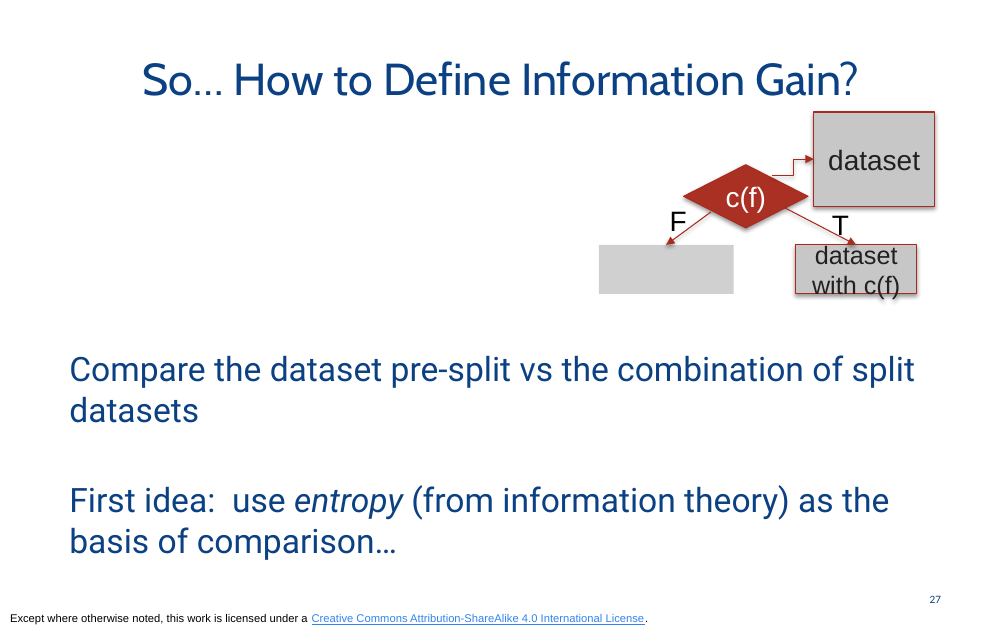
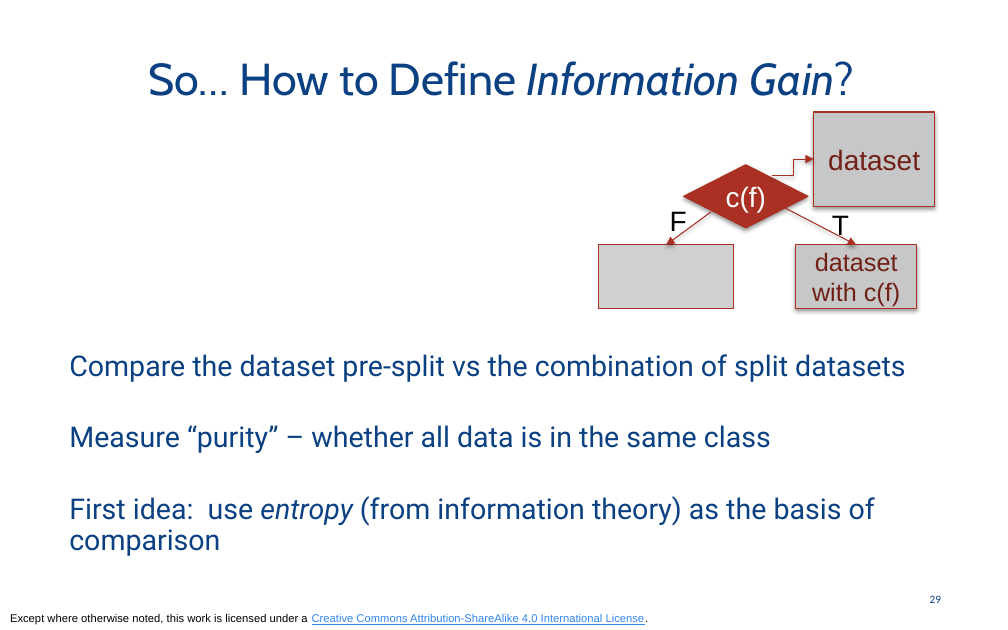
Before and after one commit to odpi/OpenDS4All, a slide deck: slide 29 of opends4all-resources/opends4all-machine-learning/SUPERVISED-ML-OVERVIEW-trees-forests-basic.pptx (slide 27 before the commit). Drawn at 1008x630 pixels with LibreOffice and Linux fonts; fonts in the diff are those of the drawing; grey boxes stand for pictures. Boxes give left, top, right and bottom in pixels: in the first picture for what was removed or moved away, otherwise in the second. Text is boxed around its words. In the diff, an @@ line names an element or a change of style, - is before the commit and + after.

```diff
--- a/opends4all-resources/opends4all-machine-learning/SUPERVISED-ML-OVERVIEW-trees-forests-basic.pptx
+++ b/opends4all-resources/opends4all-machine-learning/SUPERVISED-ML-OVERVIEW-trees-forests-basic.pptx
@@ title "So… How to Define Information ..." at (148, 61, 855, 96): italic on in "Information Gain?" @@
@@ rectangle "dataset" at (813, 112, 934, 207): text colour #212121 to #702017; outline #A92C1F 0.75 pt to #A93023 0.75 pt @@
@@ arrow (785, 208) - (856, 245): stroke #A92C1F 0.75 pt to #A93023 0.75 pt @@
@@ arrow (711, 212) - (666, 245): stroke #A92C1F 0.75 pt to #A93023 0.75 pt @@
@@ picture: place and size @@
-picture at (599, 245, 734, 294)
+picture at (599, 245, 734, 308)
@@ rectangle "dataset with c(f)" at (796, 245, 917, 308): text colour #212121 to #702017; outline #A92C1F 0.75 pt to #A93023 0.75 pt @@
@@ rectangle "dataset with c(f)": place and size @@
-rectangle "dataset with c(f)" at (796, 245, 917, 294)
+rectangle "dataset with c(f)" at (796, 245, 917, 308)
@@ text at (69, 354, 905, 382): size 24 to 20.4 pt in "Compare the dataset pre-split vs the combination ..."; line spacing 1 to 0.9 @@
@@ text at (69, 425, 875, 556): text changed; size 24 to 20.4 pt @@
-First idea: use entropy (from information theory) as the basis of comparison…
+Measure “purity” – whether all data is in the same class
+First idea: use entropy (from information theory) as the basis of comparison
@@ page number at (930, 595, 941, 603): text changed @@
-27
+29
```
Also in this commit, not shown: 12 other slides changed, 4 slides added, 6 slides removed, 3 other files.
